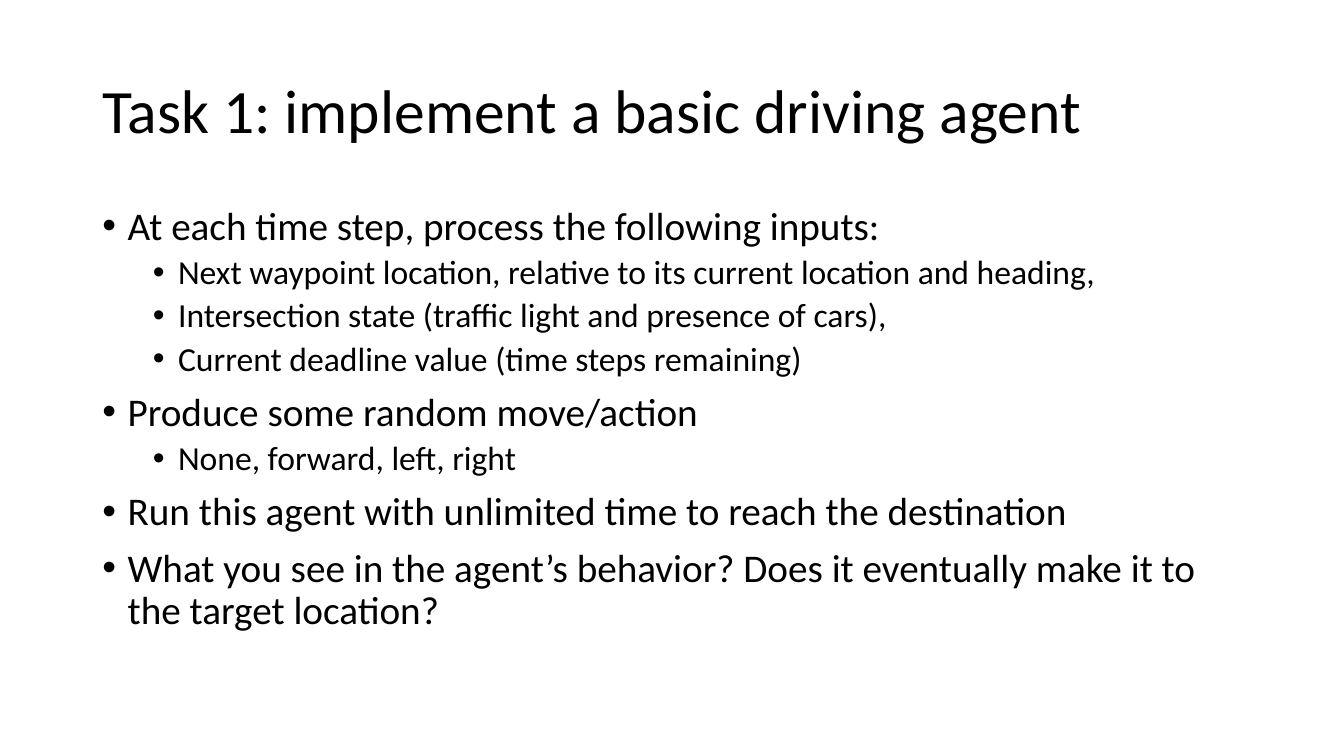
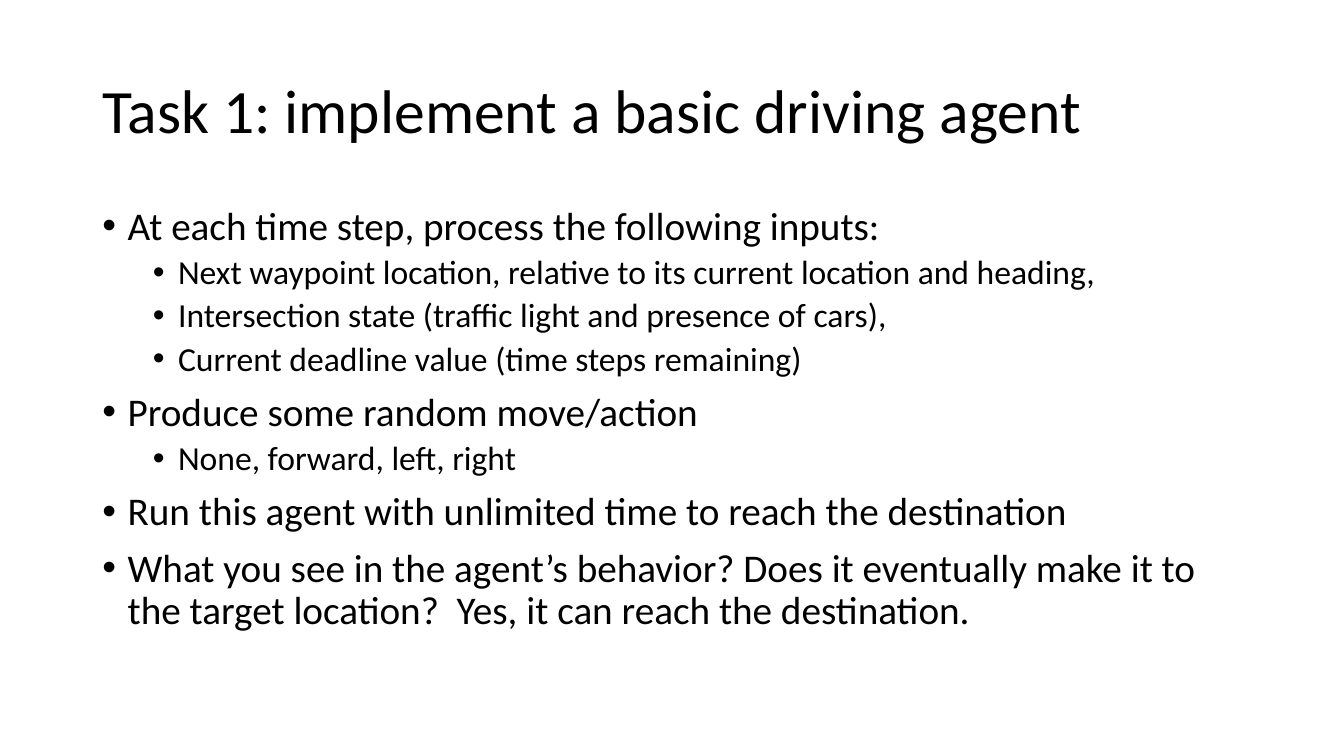
Before and after one commit to YiyingW/Train-a-smart-cab-to-drive, a slide deck: slide 2 of smartcab.pptx. Drawn at 1344x756 pixels with LibreOffice and Linux fonts; fonts in the diff are those of the drawing. Boxes give left, top, right and bottom in pixels: in the first picture for what was removed or moved away, otherwise in the second. Text is boxed around its words. In the diff, an @@ line names an element or a change of style, - is before the commit and + after.

```diff
--- a/smartcab.pptx
+++ b/smartcab.pptx
@@ text at [128, 554, 1195, 631]: text changed @@
-• What you see in the agent’s behavior? Does it eventually make it to the target location?
+• What you see in the agent’s behavior? Does it eventually make it to the target location? Yes, it can reach the destination.
```
Also in this commit, not shown: 3 slides added, 6 other files.
